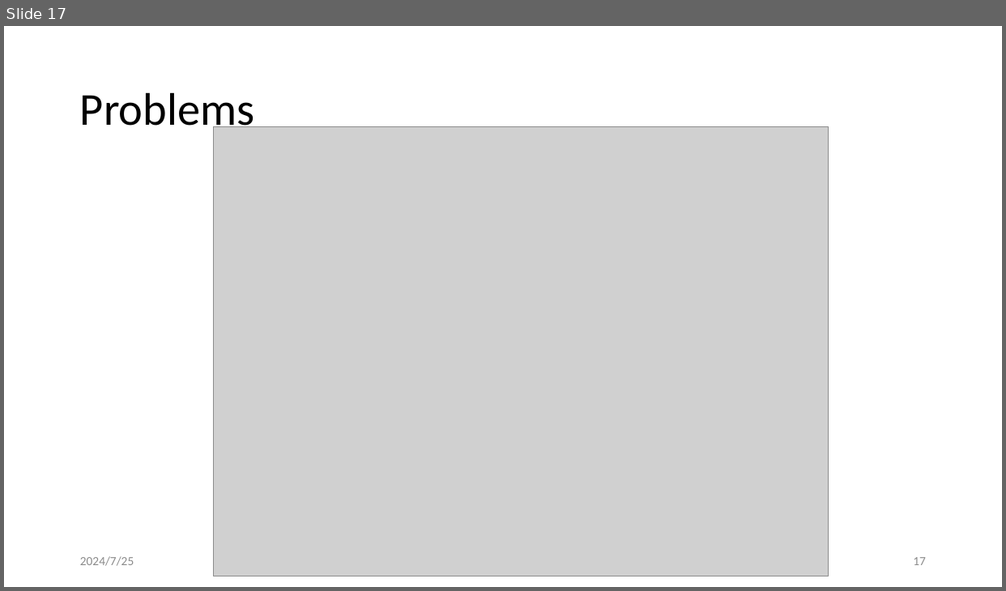
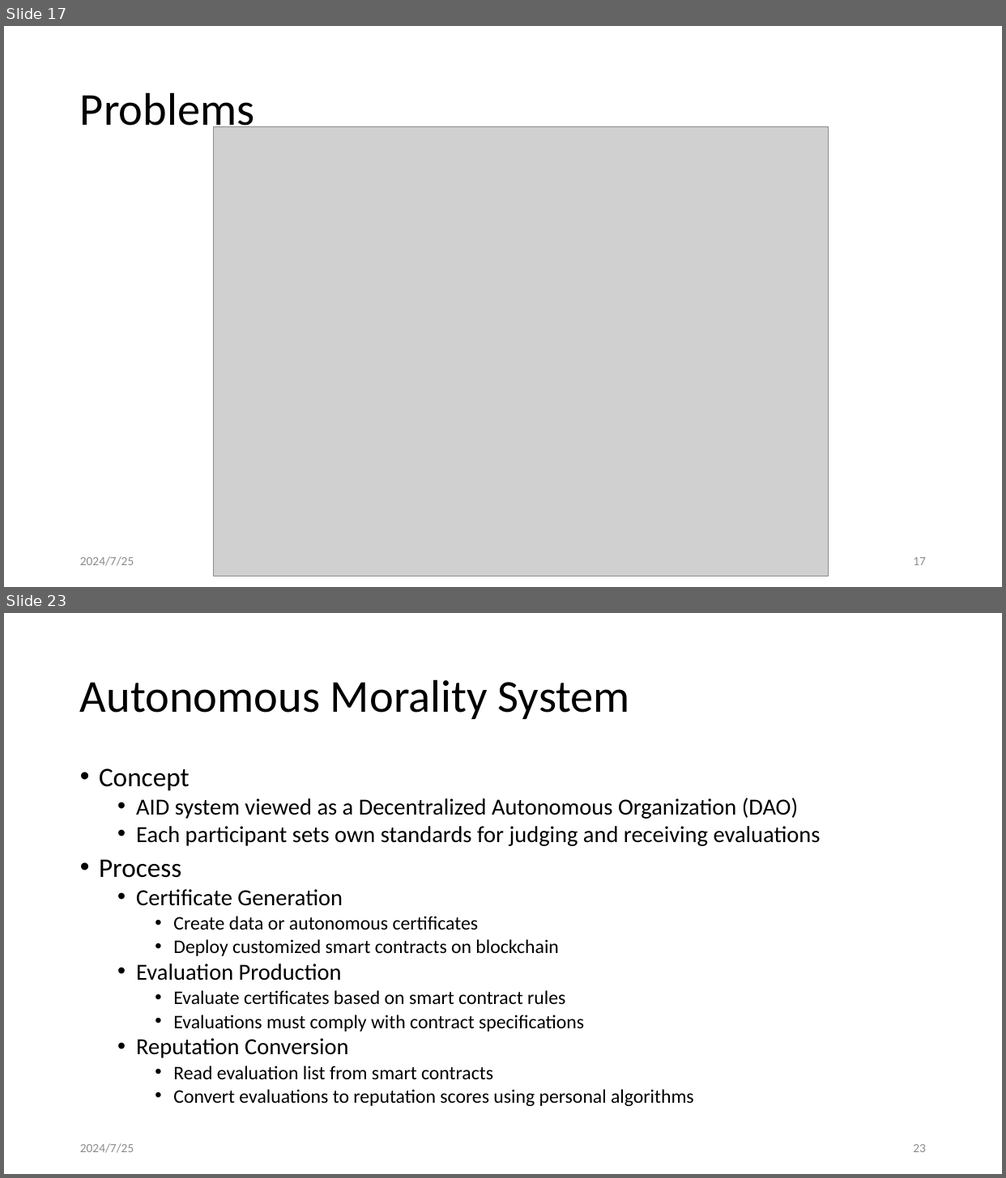
Before and after one commit to leon123858/aid-paper, a slide deck: docs/論文口試.pptx. Shown one above the other, each under a label of ours: slide 17 before the commit, slides 17 and 23 after it; the slides between them are not shown. The pictures are 1006x591 and 1006x1178 pixels, drawn with LibreOffice and Linux fonts; fonts in the diff are those of the drawing; grey boxes stand for pictures. Boxes give left, top, right and bottom in pixels: in the first picture for what was removed or moved away, otherwise in the second. Text is boxed around its words. In the diff, an @@ line names an element or a change of style, - is before the commit and + after.

```diff
--- a/docs/論文口試.pptx
+++ b/docs/論文口試.pptx
@@ slide 23 added at (x1=4, y1=613, x2=1002, y2=1174), background #FFFFFF @@
@@ title added at (x1=80, y1=679, x2=630, y2=719), 44 pt, text #000000 @@
+Autonomous Morality System
@@ text added at (x1=99, y1=769, x2=820, y2=1106), 18.5 pt, text #000000 @@
+• Concept
+  • AID system viewed as a Decentralized Autonomous Organization (DAO)
+  • Each participant sets own standards for judging and receiving evaluations
+• Process
+  • Certificate Generation
+    • Create data or autonomous certificates
+    • Deploy customized smart contracts on blockchain
+  • Evaluation Production
+    • Evaluate certificates based on smart contract rules
+    • Evaluations must comply with contract specifications
+  • Reputation Conversion
+    • Read evaluation list from smart contracts
+    • Convert evaluations to reputation scores using personal algorithms
@@ text added at (x1=80, y1=1144, x2=134, y2=1153), 12 pt, text #8C8C8C @@
+2024/7/25
@@ page number added at (x1=913, y1=1144, x2=926, y2=1152), 12 pt, text #8C8C8C @@
+23
```
Also in this commit, not shown: 18 slides changed, 10 other slides added, 2 other files.
